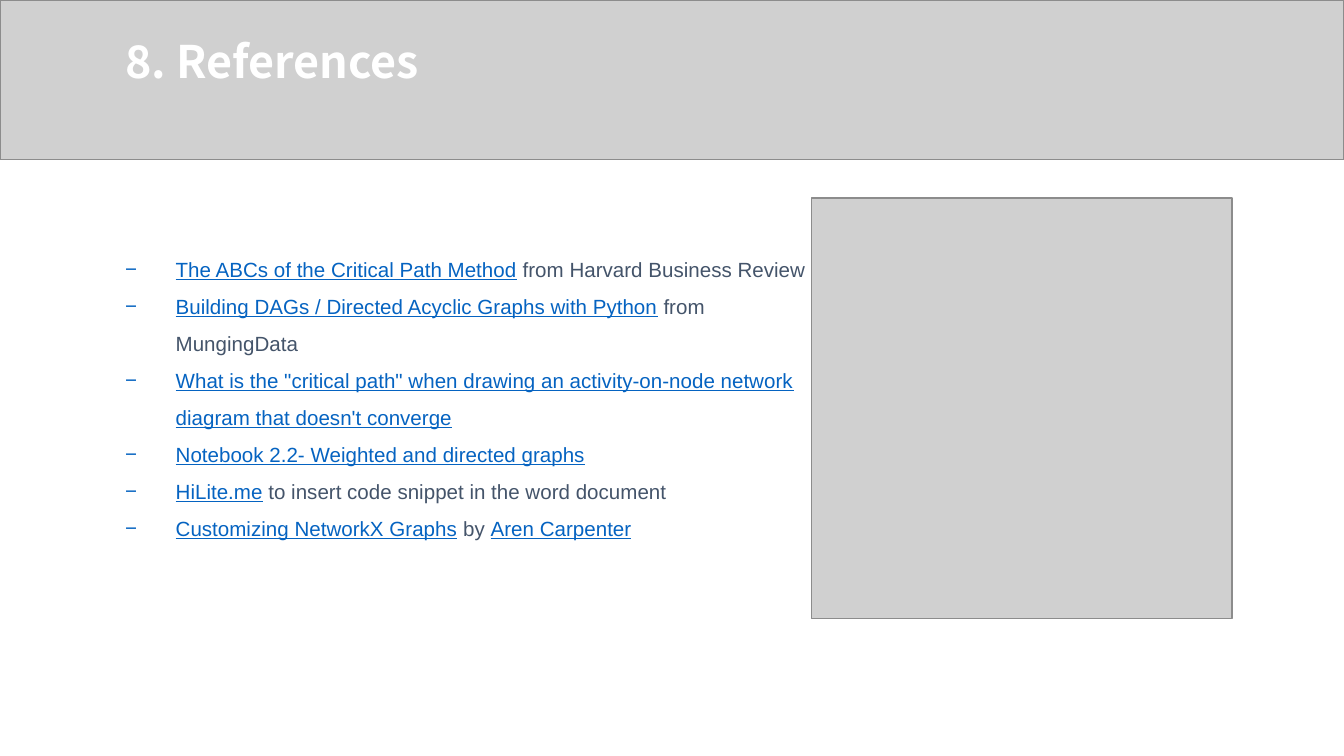
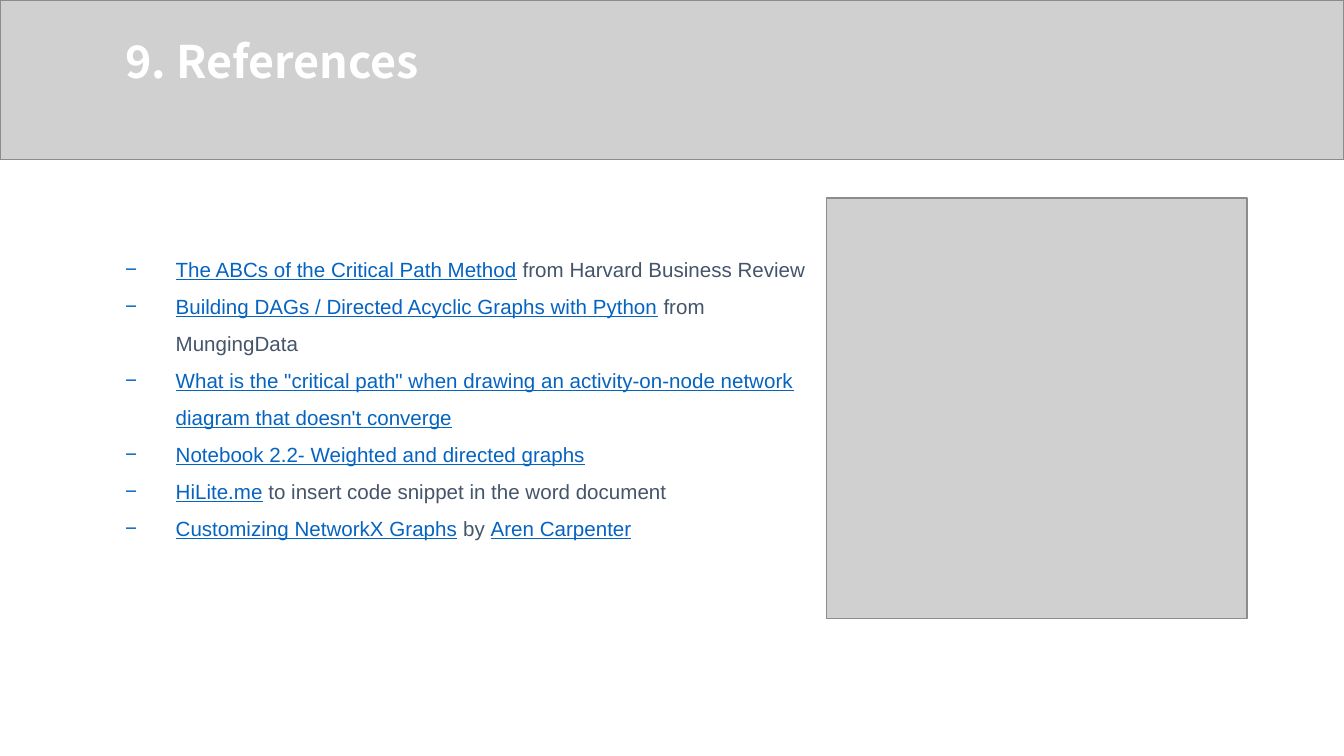
Before and after one commit to z-q-ying/CS-5002-Project, a slide deck: slide 14 of CS_5002_FinalProject_Slides_QiuyingZhou_ZhiweiZhou.pptx (slide 19 before the commit). Drawn at 1344x756 pixels with LibreOffice and Linux fonts; fonts in the diff are those of the drawing; grey boxes stand for pictures. Boxes give left, top, right and bottom in pixels: in the first picture for what was removed or moved away, otherwise in the second. Text is boxed around its words. In the diff, an @@ line names an element or a change of style, - is before the commit and + after.

```diff
--- a/CS_5002_FinalProject_Slides_QiuyingZhou_ZhiweiZhou.pptx
+++ b/CS_5002_FinalProject_Slides_QiuyingZhou_ZhiweiZhou.pptx
@@ text at box(125, 42, 418, 78): text changed @@
-8. References
+9. References
@@ picture: place and size @@
-picture at box(812, 198, 1232, 618)
+picture at box(827, 198, 1247, 618)
```
Also in this commit, not shown: 8 other slides changed, 3 slides added, 8 slides removed, 1 other file.
